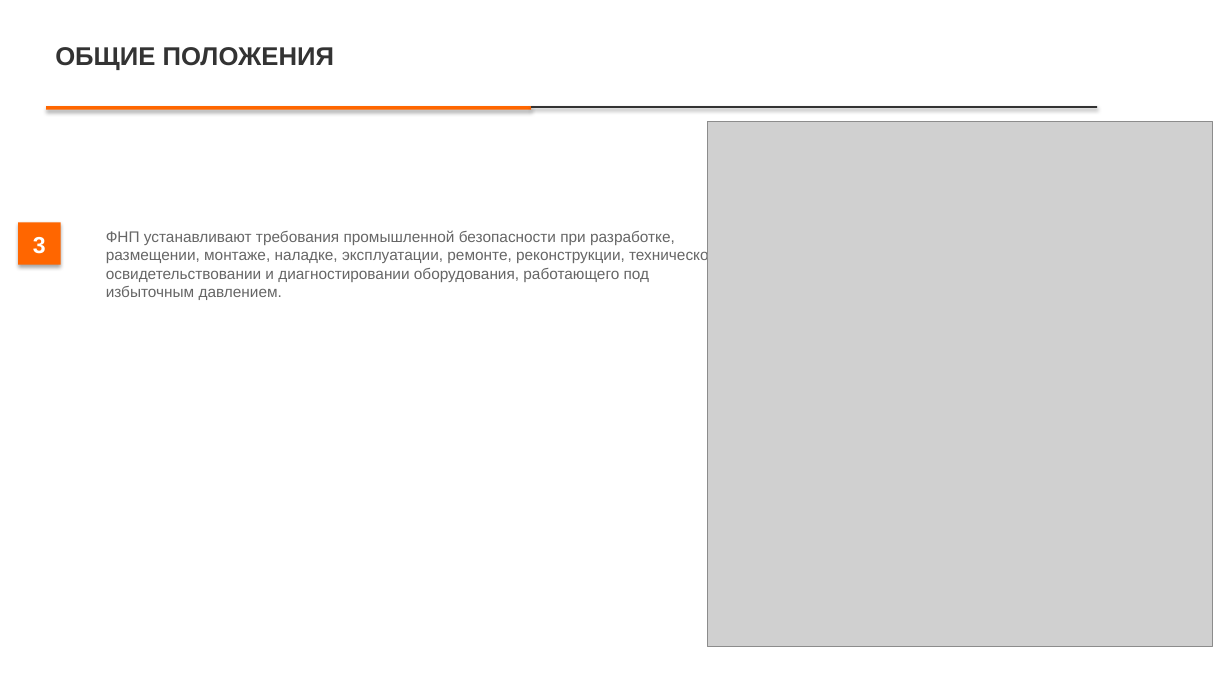
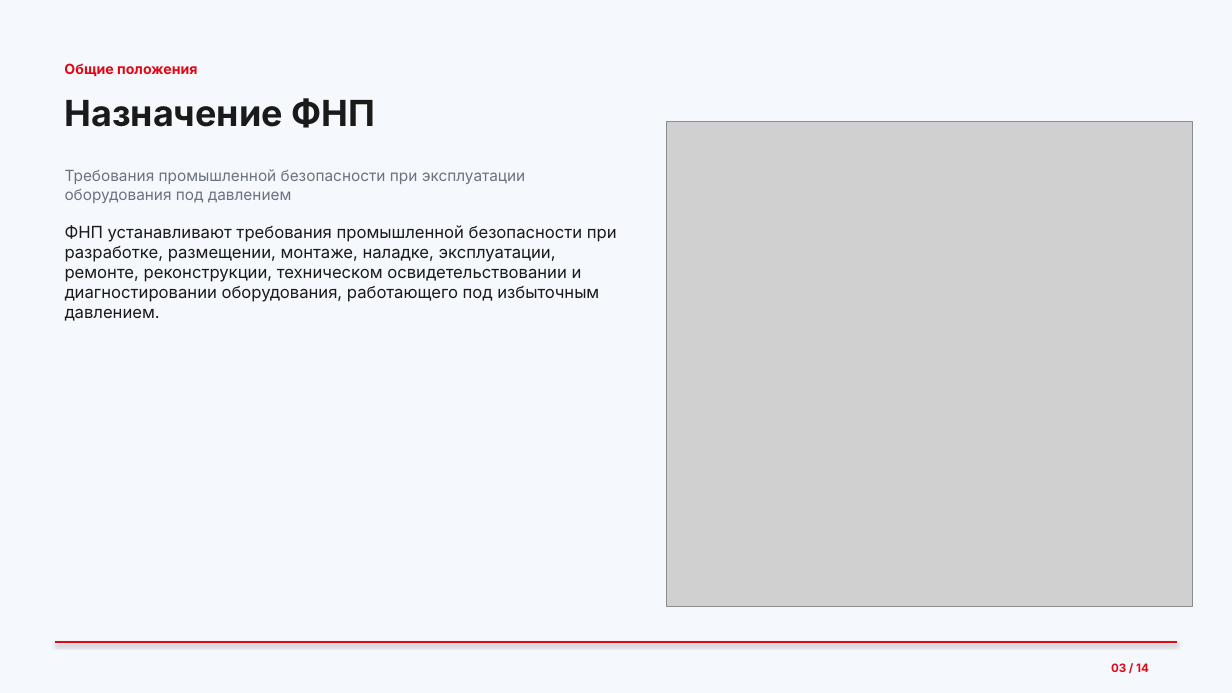
Before and after one commit to lysakalenushka-hash/-, a slide deck: slide 3 of Презентация_Трубопроводы.pptx. Drawn at 1232x693 pixels with LibreOffice and Linux fonts; fonts in the diff are those of the drawing; grey boxes stand for pictures. Boxes give left, top, right and bottom in pixels: in the first picture for what was removed or moved away, otherwise in the second. Text is boxed around its words. In the diff, an @@ line names an element or a change of style, - is before the commit and + after.

```diff
--- a/Презентация_Трубопроводы.pptx
+++ b/Презентация_Трубопроводы.pptx
@@ rectangle at (0, 0, 1232, 693): fill #FFFFFF to #F5F8FC @@
@@ text at (64, 63, 197, 77): text changed; size 20 to 11 pt; font Arial to Inter; text colour #333333 to #E30613 @@
-ОБЩИЕ ПОЛОЖЕНИЯ
+Общие положения
@@ rectangle removed at (46, 106, 531, 110) @@
@@ text added at (64, 98, 375, 128), 28 pt, text #1A1A1A, bold @@
+Назначение ФНП
@@ rectangle removed at (531, 106, 1097, 108) @@
@@ picture: place and size @@
-picture at (708, 121, 1214, 647)
+picture at (667, 121, 1193, 606)
@@ text added at (65, 169, 526, 203), 12 pt, text #6B7280 @@
+Требования промышленной безопасности при эксплуатации оборудования под давлением
@@ rectangle removed at (18, 223, 61, 265) @@
@@ text removed at (33, 237, 46, 254) @@
-3
@@ text "ФНП устанавливают требования промышленной безопасности ...": place and size @@
-text "ФНП устанавливают требования промышленной безопасности ..." at (106, 230, 719, 300)
+text "ФНП устанавливают требования промышленной безопасности ..." at (65, 225, 617, 321)
@@ text "ФНП устанавливают требования промышленной безопасности ..." at (65, 225, 617, 321): size 12 to 13 pt, font Arial to Inter, text colour #666666 to #1A1A1A @@
@@ line added from (55, 642) to (1177, 642), #E30613 1.5 pt @@
@@ text added at (1111, 663, 1149, 672), 9 pt, text #E30613, bold @@
+03 / 14
```
Also in this commit, not shown: 11 other slides changed, 2 slides added, 2 slides removed, 1 other file.
